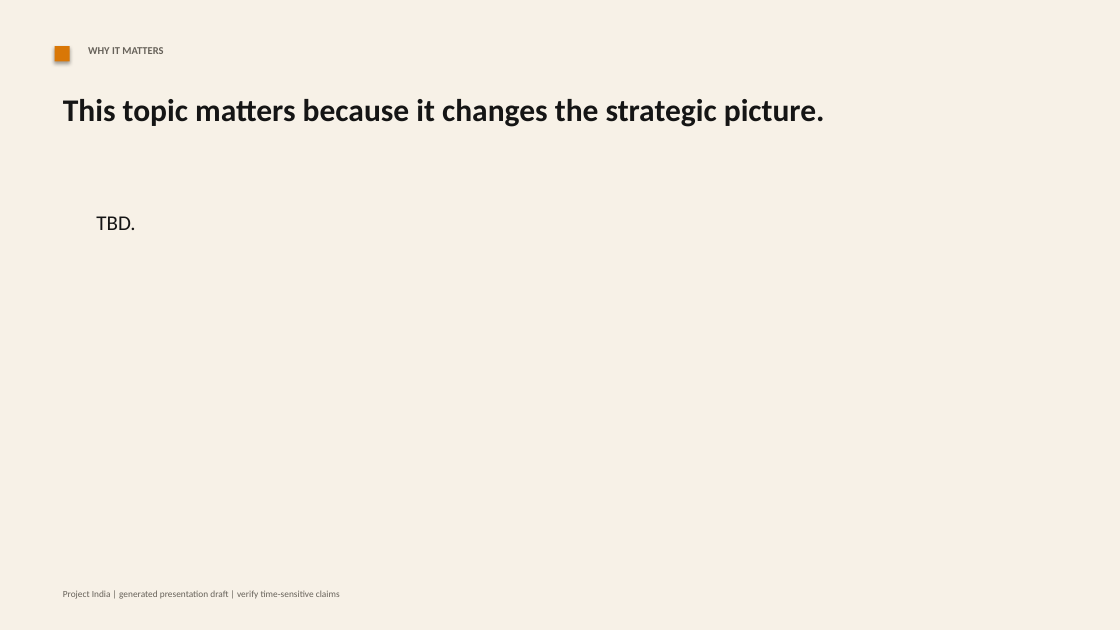
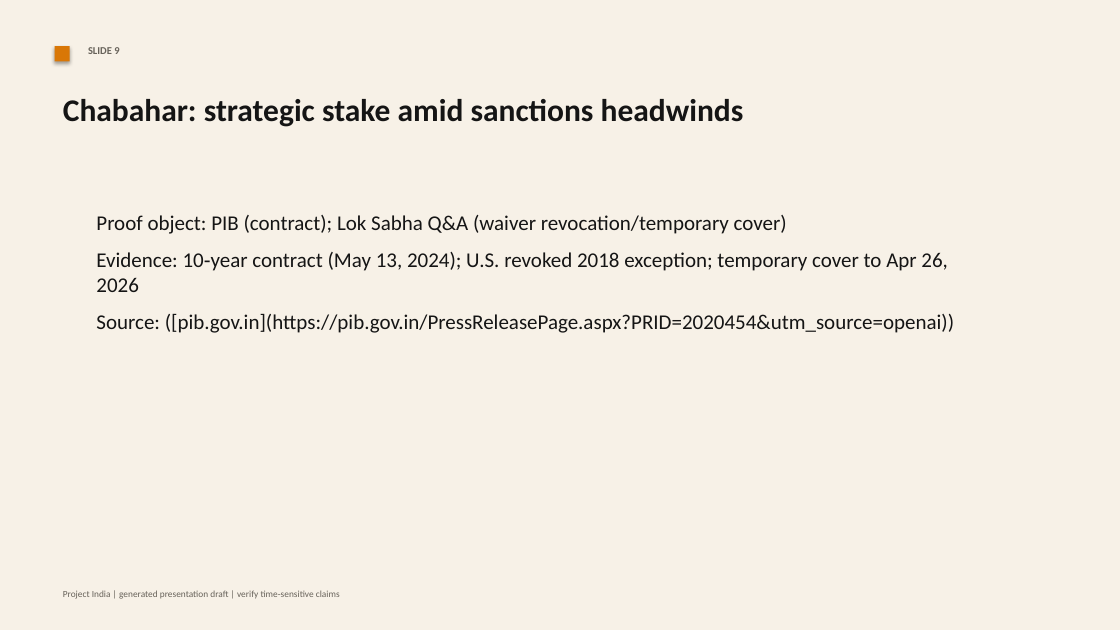
Before and after one commit to knirantar/Project-India, a slide deck: slide 10 of docs/presentations/us-iran-war-2026-generated-deck.pptx (slide 2 before the commit). Drawn at 1120x630 pixels with LibreOffice and Linux fonts; fonts in the diff are those of the drawing. Boxes give left, top, right and bottom in pixels: in the first picture for what was removed or moved away, otherwise in the second. Text is boxed around its words. In the diff, an @@ line names an element or a change of style, - is before the commit and + after.

```diff
--- a/docs/presentations/us-iran-war-2026-generated-deck.pptx
+++ b/docs/presentations/us-iran-war-2026-generated-deck.pptx
@@ text at (x1=88, y1=47, x2=119, y2=54): text changed @@
-WHY IT MATTERS
+SLIDE 9
@@ text at (x1=63, y1=99, x2=744, y2=127): text changed @@
-This topic matters because it changes the strategic picture.
+Chabahar: strategic stake amid sanctions headwinds
@@ text at (x1=96, y1=215, x2=954, y2=333): text changed @@
-TBD.
+Proof object: PIB (contract); Lok Sabha Q&A (waiver revocation/temporary cover)
+Evidence: 10‑year contract (May 13, 2024); U.S. revoked 2018 exception; temporary cover to Apr 26, 2026
+Source: ([pib.gov.in](https://pib.gov.in/PressReleasePage.aspx?PRID=2020454&utm_source=openai))
```
Also in this commit, not shown: 8 other slides changed, 4 slides added, 6 other files.
